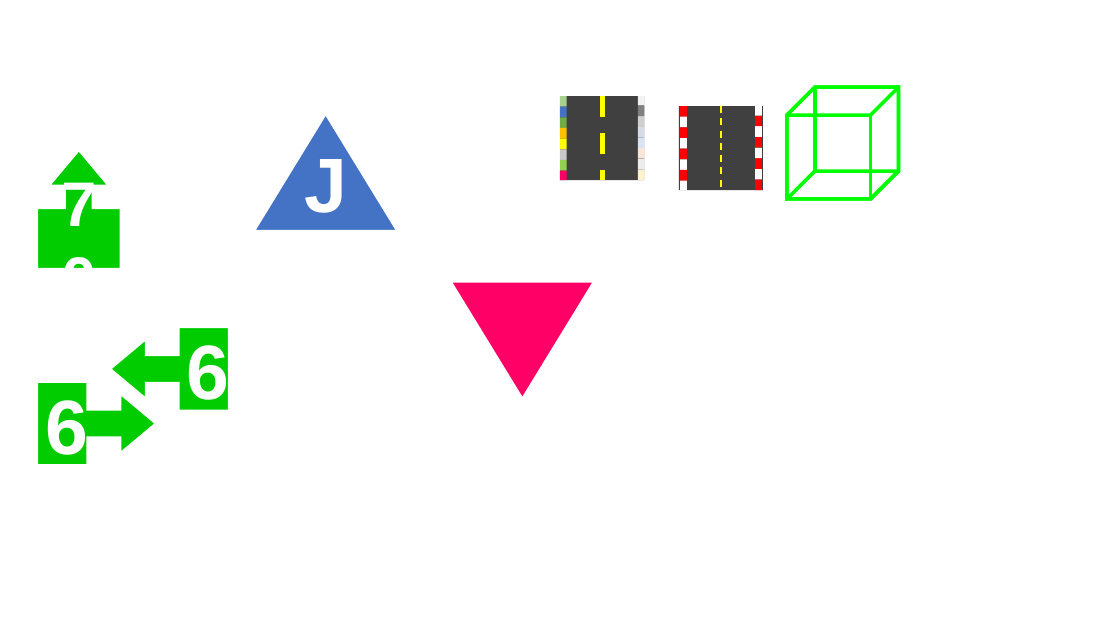
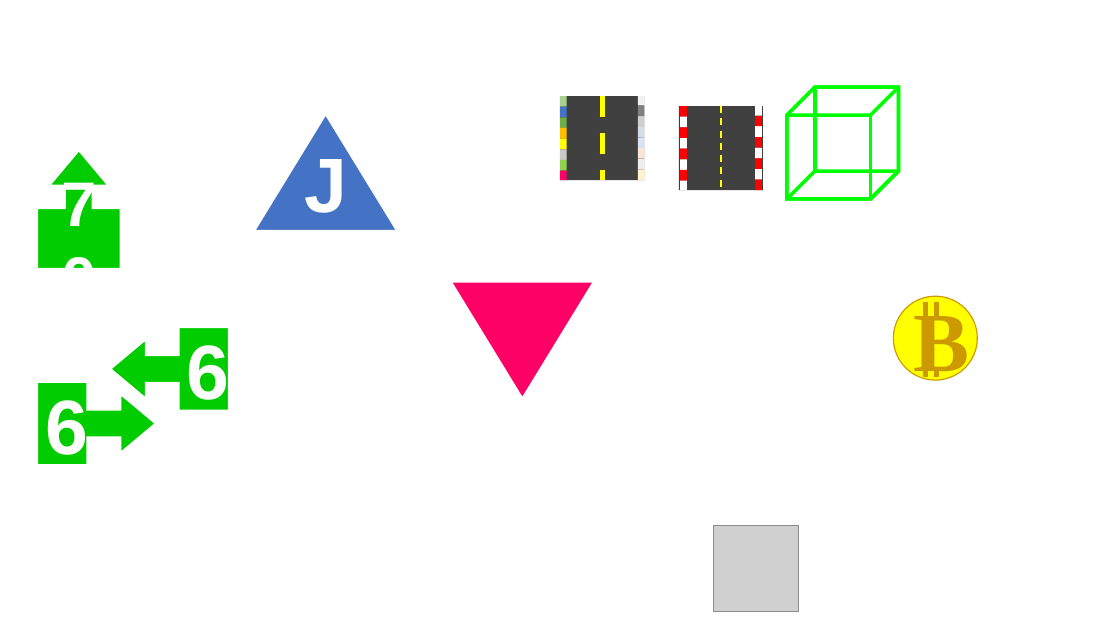
Before and after one commit to Strikerg13/PoorlyAnimatedRacing, a slide deck: slide 1 of PoorlyAnimatedRacing/Assets/Sprites/PPT Sprite Work.pptx. Drawn at 1120x630 pixels with LibreOffice and Linux fonts; fonts in the diff are those of the drawing; grey boxes stand for pictures. Boxes give left, top, right and bottom in pixels: in the first picture for what was removed or moved away, otherwise in the second. Text is boxed around its words. In the diff, an @@ line names an element or a change of style, - is before the commit and + after.

```diff
--- a/PoorlyAnimatedRacing/Assets/Sprites/PPT Sprite Work.pptx
+++ b/PoorlyAnimatedRacing/Assets/Sprites/PPT Sprite Work.pptx
@@ ellipse added at (894, 297, 978, 381), fill #FFFF00, outline #CC9900 1 pt, 72 pt, text #CC9900, bold @@
+B
@@ rectangle added at (923, 302, 928, 316), fill #CC9900, outline #CC9900 1 pt @@
@@ rectangle added at (934, 302, 939, 316), fill #CC9900, outline #CC9900 1 pt @@
@@ rectangle added at (923, 368, 928, 376), fill #CC9900, outline #CC9900 1 pt @@
@@ rectangle added at (934, 368, 939, 376), fill #CC9900, outline #CC9900 1 pt @@
@@ picture added at (713, 526, 799, 612) @@
```
Also in this commit, not shown: 1 slide added, 28 other files.
